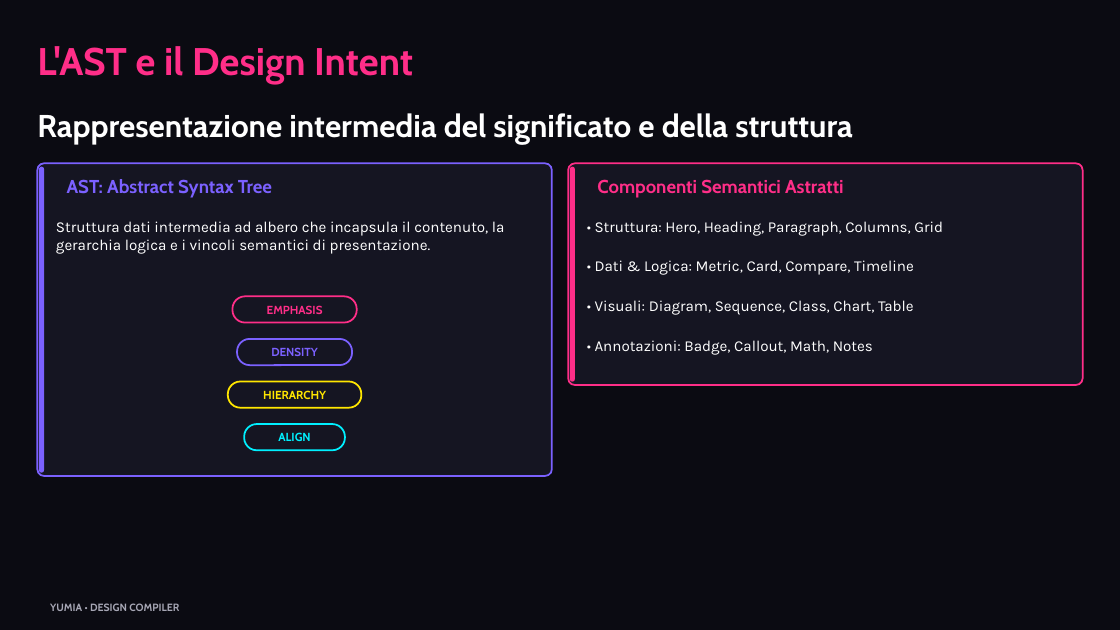
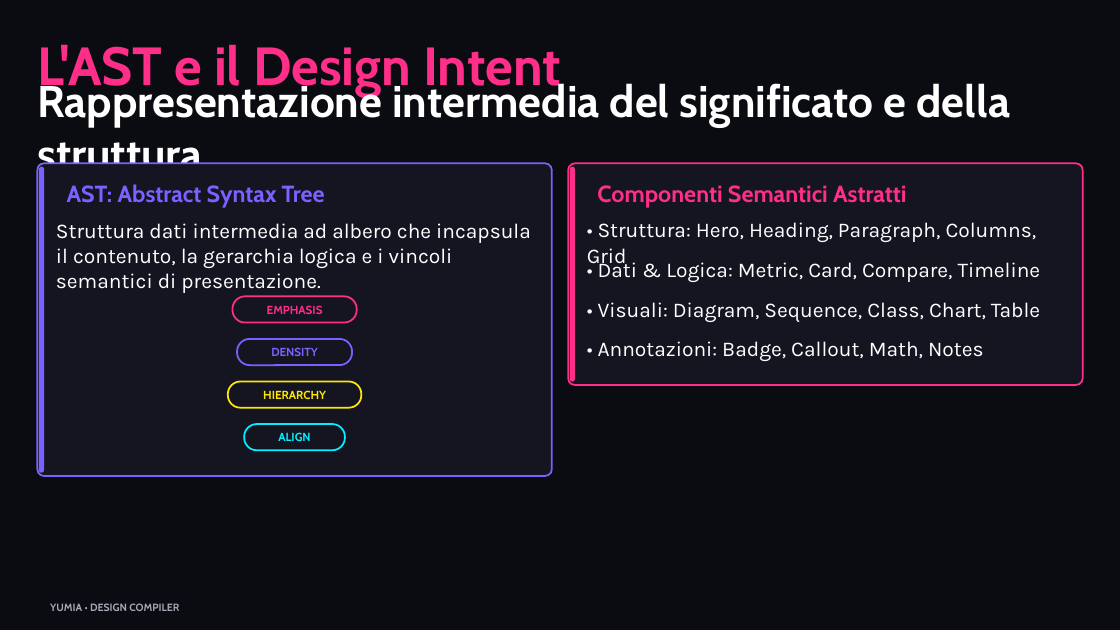
Before and after one commit to biagio-scaglia/Yumia-MD, a slide deck: slide 6 of presentation.pptx. Drawn at 1120x630 pixels with LibreOffice and Linux fonts; fonts in the diff are those of the drawing. Boxes give left, top, right and bottom in pixels: in the first picture for what was removed or moved away, otherwise in the second. Text is boxed around its words. In the diff, an @@ line names an element or a change of style, - is before the commit and + after.

Commit message:
fix(layout,pdf,pptx): compact shared heroes, nested PDF paint, orthogonal diagram edges
Keep closing-slide titles clear of grids, paint card/compare/column children from layout bounds, and route diagram connectors through elbows. Refresh demo outputs and add regressions.

```diff
--- a/presentation.pptx
+++ b/presentation.pptx
@@ text "L'AST e il Design Intent" at bbox=[37, 44, 561, 96]: size 33 to 46 pt; vertical alignment top to middle @@
@@ text "Rappresentazione intermedia del significato e ..." at bbox=[37, 80, 1011, 181]: size 27 to 38 pt; vertical alignment top to middle @@
@@ text "AST: Abstract Syntax Tree" at bbox=[67, 184, 325, 208]: size 16 to 20 pt @@
@@ text "Componenti Semantici Astratti" at bbox=[597, 185, 907, 208]: size 16 to 20 pt @@
@@ size 13 to 18 pt in 5 elements at bbox=[56, 223, 531, 293], bbox=[587, 222, 1037, 269], bbox=[598, 258, 1041, 282], bbox=[598, 302, 1040, 322], bbox=[598, 341, 984, 361] @@
```
Also in this commit, not shown: 14 other slides changed, 6 other files.
